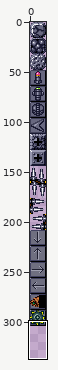
File history of a sprite sheet, server/static/sm/block.png. The first picture is a wide view before the edit; the outline marks the close-up.
Close-up. First the earlier version:
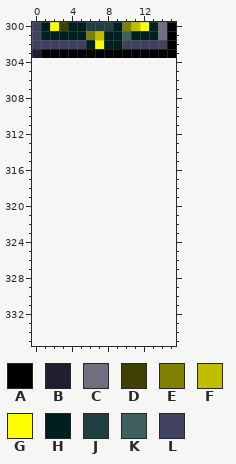
The file is 16x304 pixels. Shown: x 0..15, y 300..335. The old version is drawn lined up with the new one, on the new canvas.
Palette (. is transparent): A #010101  B #1f1f30  C #6f6f80  D #404000  E #808000  F #bfbf00  G #ffff00  H #001f1f  J #203f3f  K #405f5f  L #40405f
Pixels before, first column x 0:
300 LHGDHHJJJHEFGHCA
301 LHHHHHEFHHKHHHCA
302 LLLLLLHGHHLLLLLA
303 BAAAAAAAAAAAAAAA
Once edited:
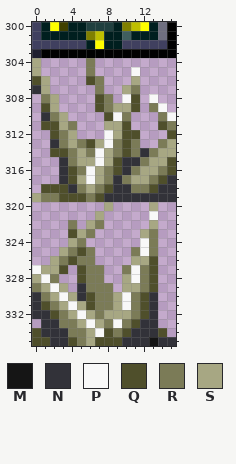
Colours new in this view: M #151515  N #323239  P #f8f8f8  Q #4f4f2b  R #7b7b57  S #a7a783
Edits made:
canvas 16x304 -> 16x336
Changed rows in their new state; - is an unchanged pixel.
first column x 0:
304 S-----R---------
305 S-----R----P----
306 QS----QR---S----
307 NS-----R--SR----
308 -RS----QR-PQ-P--
309 -QS----QRSSQ-RP-
310 -NRS----QPR---RP
311 -QQSR---SSQ---QR
312 --QRS---PSQQ---Q
313 --NRSRQSPRQR--RS
314 --QQRSRPSRQRNRSS
315 ---NRSSPSQNNRSSQ
316 ---NQRPSRQNRSSRQ
317 ---NQSPSRNRSSRQN
318 -QQQNRSRQNNRRQNN
319 SRRQQQRQNNNNNNNN
320 --------S----S--
321 -------S-----P--
322 ----R-SR-----S--
323 ----QSR-----SR--
324 ----SR------PR--
325 ---SRQR----RPR--
326 --SRQRR----SSQ--
327 PSSQ-QRR--RPRQ--
328 SPR--QRR--SPRQ--
329 RSPS-NRRR-SSRQ--
330 NRSPSNQRRSPRQN--
331 NQRSPSQRRSPRQN--
332 NNQRSPSRSSSRQN--
333 -NNRRSPSRPRQNN--
334 QNNNRRSPQRQNNNQ-
335 QQNNQRSQQQNNNMNN
Pixel boxes of the changes (left, top, right, bottom) in both close-ups:
added: (32, 58, 176, 346)
